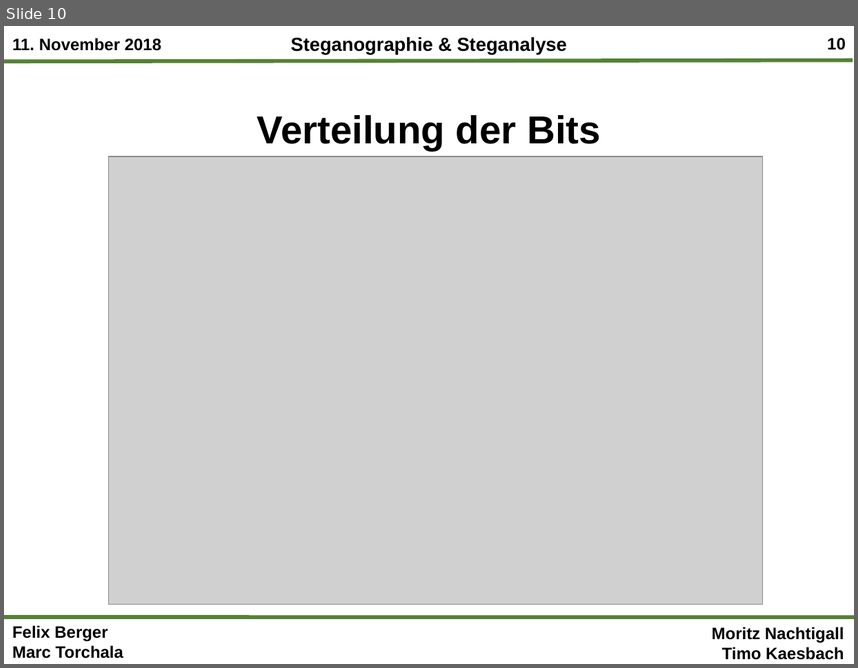
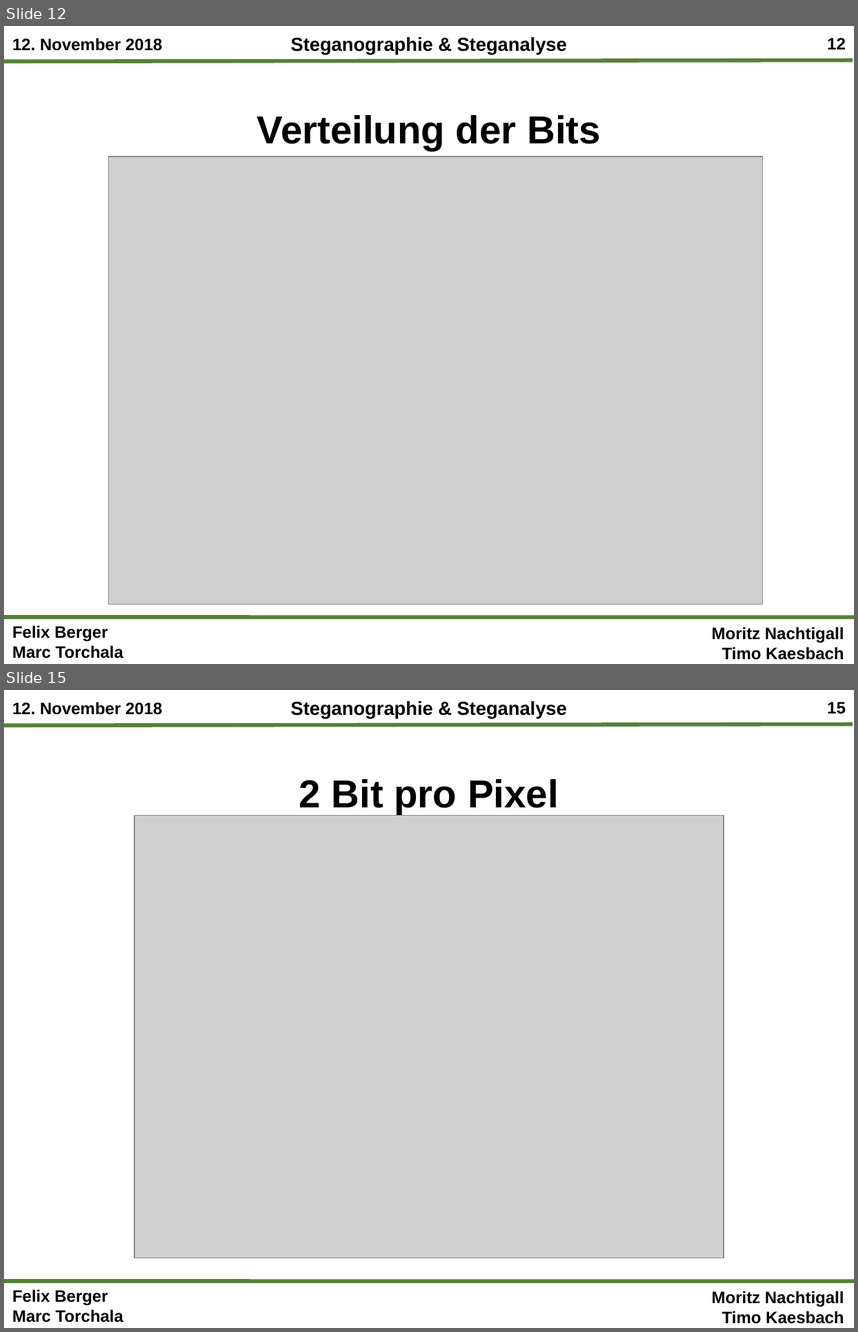
Before and after one commit to mtorchala/SteganographieSteganalyse, a slide deck: Präsentationen/folien_timo.pptx. Shown one above the other, each under a label of ours: slide 10 before the commit, slides 12 and 15 after it; the slides between them are not shown. The pictures are 858x668 and 858x1332 pixels, drawn with LibreOffice and Linux fonts; fonts in the diff are those of the drawing; grey boxes stand for pictures; background and template pictures are left out. Boxes give left, top, right and bottom in pixels: in the first picture for what was removed or moved away, otherwise in the second. Text is boxed around its words. In the diff, an @@ line names an element or a change of style, - is before the commit and + after.

```diff
--- a/Präsentationen/folien_timo.pptx
+++ b/Präsentationen/folien_timo.pptx
@@ slide 15 added at (4,690,854,1328), background #FFFFFF; not listed: 7 template elements that a slide beside it also shows @@
@@ title added at (299,779,559,815), 33 pt, text #000000, bold @@
+2 Bit pro Pixel
@@ picture added at (134,816,723,1258) @@
@@ what was slide 10 is now slide 12 @@
@@ slide 12 changed as well @@
@@ text at (12,38,162,51): text changed @@
-11. November 2018
+12. November 2018
@@ page number at (827,38,846,49): text changed @@
-10
+12
```
Also in this commit, not shown: 8 other slides changed, 11 other slides added, 1 slide removed, 21 other files.
